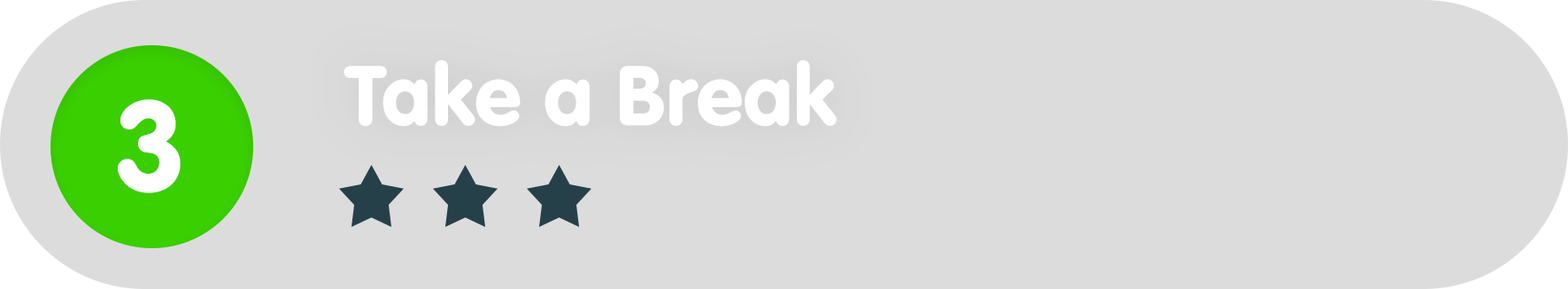
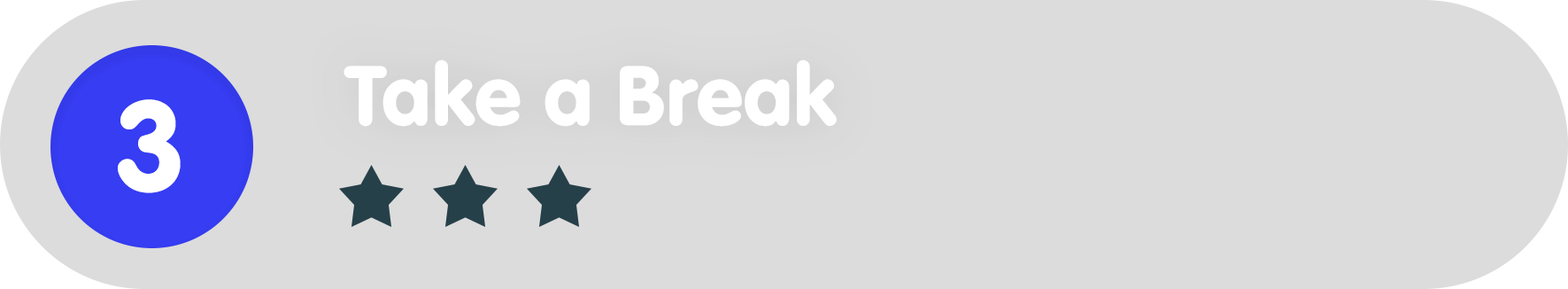
The second 1568 × 289 image is a revision of the first. Changes to its layers:
painted on "Ellipse_green" over [50, 45, 254, 248]
